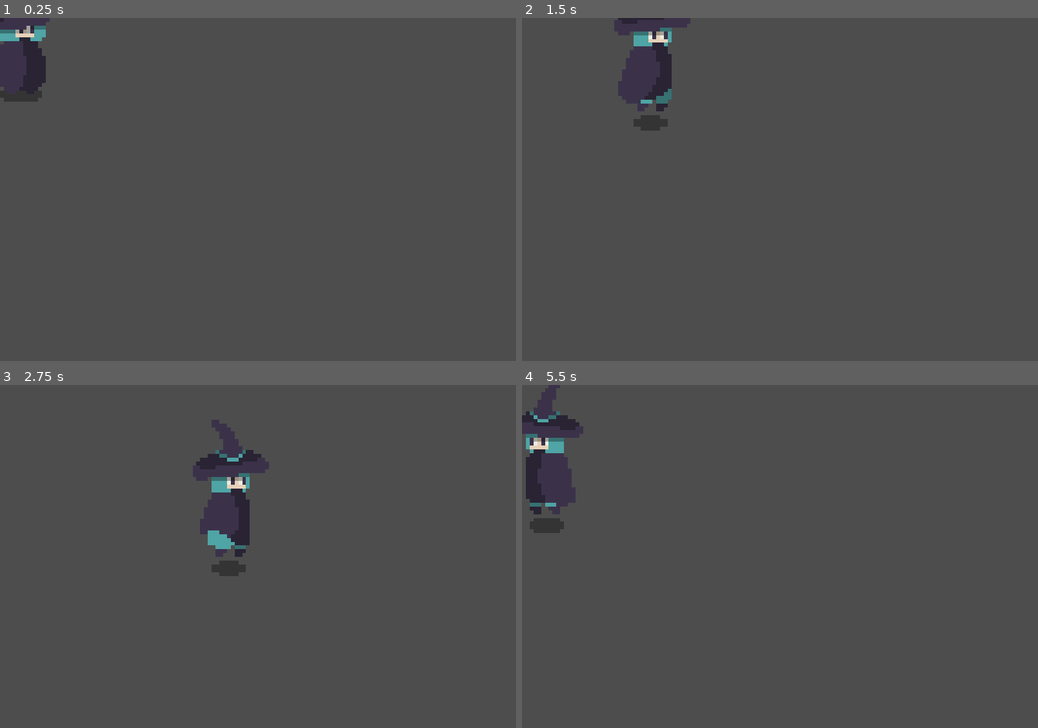
Above: before the commit, frames 1-4 (two rows, left to right).
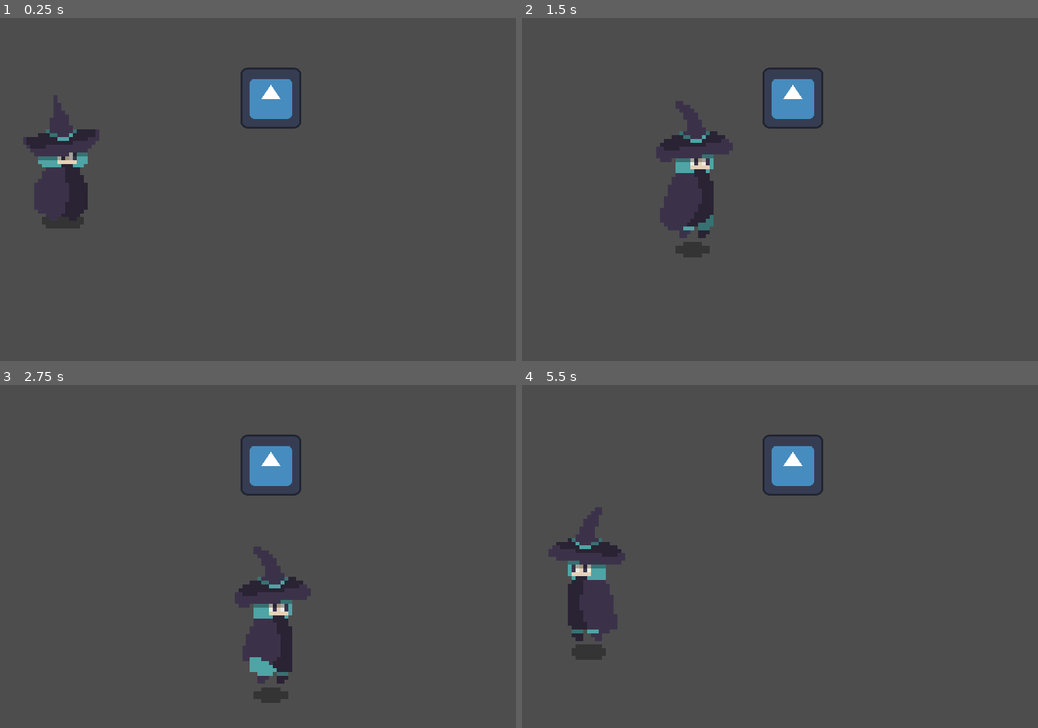
Above: after the commit, the same moments.

Repository: MRluUnity/GodotProject
Game: Godot game, scene res://test/main_test.tscn
Same seed, same stepped clock (60 frames per second), same inputs: the game is played once before the commit and once after it. Before the commit the project starts from res://Scenes/player.tscn. The engine's default icon, where the game draws it, is replaced by a stand-in: a white triangle on a blue panel in a dark square.
Inputs:
- Up to frame 1 (0.25 s): no input
- Up to frame 2 (1.5 s): tap Enter (action_accept) at 0.5, 0.6, 1.35 s; hold D (action_right) 0.53-1.28 s; hold S (action_down) from 1.28 s (still down)
- Up to frame 3 (2.75 s): release S (action_down) at 2.03 s; hold D (action_right) from 2.03 s (still down); tap Enter (action_accept) at 2.1 s
- Up to frame 4 (5.5 s): release D (action_right) at 2.78 s; hold W (action_up) 2.78-3.53 s; tap Enter (action_accept) every 0.75 s from 2.85 to 5.1 s; hold A (action_left) 3.53-5.03 s; hold S (action_down) from 5.03 s (still down)

The runs differ from the first frame. In frame 1, 6.3% of the frame differs, in the area x 0-59%, y 0-62%; in frame 2, 7.3%; in frame 3, 7.4%, in the area x 37-61%, y 10-93%; in frame 4, 7.3%.

Commit message:
make player can move for line exit show

Diff:
--- a/Scenes/player.gd
+++ b/Scenes/player.gd
@@ -3,6 +3,7 @@
 @export var spped : float = 300
 var player_animation
 var player_sprite
+var can_move : bool = true
 
 func _ready() -> void:
 	# 我用它来进行初始化
@@ -11,16 +12,17 @@
 	animation_switch("idle")
 
 func _physics_process(delta) -> void:
-	var movement_vector_normalized: Vector2 = get_movement_vector_normalized()
+	if can_move:
+		var movement_vector_normalized: Vector2 = get_movement_vector_normalized()
 
-	velocity = movement_vector_normalized * spped
+		velocity = movement_vector_normalized * spped
 
-	if velocity != Vector2.ZERO:
-		set_scale_inverse()
-		animation_switch("run")
-		move_and_slide()
-	else:
-		animation_switch("idle")
+		if velocity != Vector2.ZERO:
+			set_scale_inverse()
+			animation_switch("run")
+			move_and_slide()
+		else:
+			animation_switch("idle")
 
 func get_movement_vector_normalized() -> Vector2:
 	var x_movement : float = Input.get_action_strength("action_right") - Input.get_action_strength("action_left")
@@ -41,3 +43,7 @@
 	elif get_movement_vector_normalized().x < 0:
 		# scale.x = -1
 		player_sprite.flip_h = true
+
+
+func _on_control_line_eidt_is_show(is_show) -> void:
+	can_move = !is_show
--- a/Scenes/player.tscn
+++ b/Scenes/player.tscn
@@ -4,7 +4,8 @@
 [ext_resource type="Texture2D" uid="uid://diou47q2x88yc" path="res://arts/B_witch_idle.png" id="1_qtse5"]
 [ext_resource type="Texture2D" uid="uid://cmwdd18kco6f3" path="res://arts/B_witch_run.png" id="2_7mq14"]
 
-[sub_resource type="CircleShape2D" id="CircleShape2D_03pt3"]
+[sub_resource type="CircleShape2D" id="CircleShape2D_j8rgh"]
+radius = 38.0132
 
 [sub_resource type="Animation" id="Animation_ht1wv"]
 length = 0.001
@@ -139,7 +140,6 @@
 }
 
 [node name="Player" type="CharacterBody2D"]
-position = Vector2(48, 32)
 up_direction = Vector2(0, 1)
 script = ExtResource("1_o1vvo")
 metadata/_edit_group_ = true
@@ -151,7 +151,8 @@
 vframes = 6
 
 [node name="CollisionShape2D" type="CollisionShape2D" parent="."]
-shape = SubResource("CircleShape2D_03pt3")
+position = Vector2(0, 111)
+shape = SubResource("CircleShape2D_j8rgh")
 debug_color = Color(0.980392, 0, 0.396078, 0.419608)
 
 [node name="AnimationPlayer" type="AnimationPlayer" parent="."]
--- a/project.godot
+++ b/project.godot
@@ -11,7 +11,7 @@
 [application]
 
 config/name="英语小游戏"
-run/main_scene="res://Scenes/player.tscn"
+run/main_scene="res://test/main_test.tscn"
 config/features=PackedStringArray("4.1", "Forward Plus")
 config/icon="res://icon.svg"
 
--- a/test/control_test.gd
+++ b/test/control_test.gd
@@ -5,15 +5,17 @@
 var input_text = ""
 var xp : float = 0
 signal hit(damage : float)
+signal line_eidt_is_show(is_show : bool)
 
 func _ready():
-	pass
+	hide()
+	line_eidt_is_show.emit(false)
 
 func _process(delta):
 	input_text = get_node("LineEdit").get_text()
 
 	# 比较 input_text 和 preset_text
-	if Input.is_action_just_pressed("ui_accept"):
+	if Input.is_action_just_pressed("action_accept"):
 		if input_text == preset_text:
 			print("The text matches!")
 			get_node("LineEdit").clear()
@@ -22,7 +24,11 @@
 			print("The text doesn't match!")
 			get_node("LineEdit").clear()
 
-
 func _on_enemy_dead():
 	xp += 1
 	print("Player xp is add 1")
+
+
+func _on_enemy_player_dialog() -> void:
+	show()
+	line_eidt_is_show.emit(true)
--- a/test/enemy_test.gd
+++ b/test/enemy_test.gd
@@ -1,8 +1,9 @@
-extends Node2D
+extends Area2D
 
 @export var health : float = 100
 var current_health : float = 0
 signal dead
+signal player_dialog
 
 func _ready():
 	current_health = health
@@ -23,3 +24,14 @@
 		current_health = health
 	else:
 		current_health += heal
+
+func _on_body_entered(body):
+	# 当物体进入触发器时触发此函数
+	if body.is_in_group("player"):
+		player_dialog.emit()
+		print("Player进入了触发器,发送信号")
+
+func _on_body_exited(body):
+	# 当物体离开触发器时触发此函数
+	if body.is_in_group("player"):
+		print("Player离开了触发器")
--- a/test/enemy_test.tscn
+++ b/test/enemy_test.tscn
@@ -1,10 +1,19 @@
-[gd_scene load_steps=3 format=3 uid="uid://bov0x7w7w8ghw"]
+[gd_scene load_steps=4 format=3 uid="uid://bov0x7w7w8ghw"]
 
 [ext_resource type="Script" path="res://test/enemy_test.gd" id="1_ed8cw"]
 [ext_resource type="Texture2D" uid="uid://80165wgbougc" path="res://icon.svg" id="2_7d76u"]
 
-[node name="enemy" type="Node2D" groups=["enemy"]]
+[sub_resource type="RectangleShape2D" id="RectangleShape2D_2hxoa"]
+size = Vector2(126, 128)
+
+[node name="enemy" type="Area2D"]
 script = ExtResource("1_ed8cw")
 
 [node name="Icon" type="Sprite2D" parent="."]
 texture = ExtResource("2_7d76u")
+
+[node name="CollisionShape2D" type="CollisionShape2D" parent="."]
+shape = SubResource("RectangleShape2D_2hxoa")
+
+[connection signal="body_entered" from="." to="." method="_on_body_entered"]
+[connection signal="body_exited" from="." to="." method="_on_body_exited"]
--- a/test/main_test.tscn
+++ b/test/main_test.tscn
@@ -1,7 +1,8 @@
-[gd_scene load_steps=3 format=3 uid="uid://bbext4nlbgtpu"]
+[gd_scene load_steps=4 format=3 uid="uid://bbext4nlbgtpu"]
 
 [ext_resource type="PackedScene" uid="uid://brm0n0do7bgx0" path="res://test/control_test.tscn" id="1_drten"]
 [ext_resource type="PackedScene" uid="uid://bov0x7w7w8ghw" path="res://test/enemy_test.tscn" id="2_8uyi8"]
+[ext_resource type="PackedScene" uid="uid://dod37ps8ek8p4" path="res://Scenes/player.tscn" id="3_kf6vj"]
 
 [node name="main" type="Node2D"]
 
@@ -20,5 +21,10 @@
 [node name="enemy" parent="." instance=ExtResource("2_8uyi8")]
 position = Vector2(567, 168)
 
+[node name="Player" parent="." groups=["player"] instance=ExtResource("3_kf6vj")]
+position = Vector2(136, 298)
+
 [connection signal="hit" from="Control" to="enemy" method="_hit"]
+[connection signal="line_eidt_is_show" from="Control" to="Player" method="_on_control_line_eidt_is_show"]
 [connection signal="dead" from="enemy" to="Control" method="_on_enemy_dead"]
+[connection signal="player_dialog" from="enemy" to="Control" method="_on_enemy_player_dialog"]
Not shown, changed: export_presets.cfg
